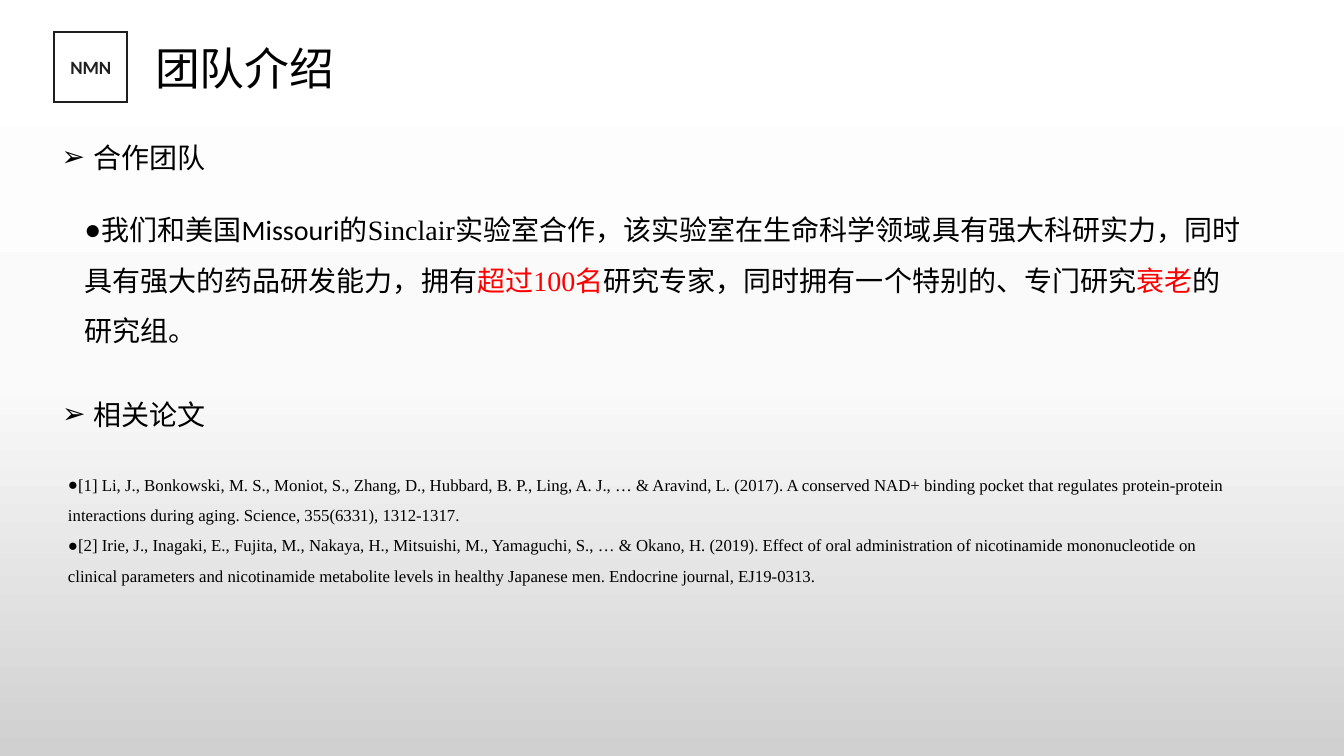
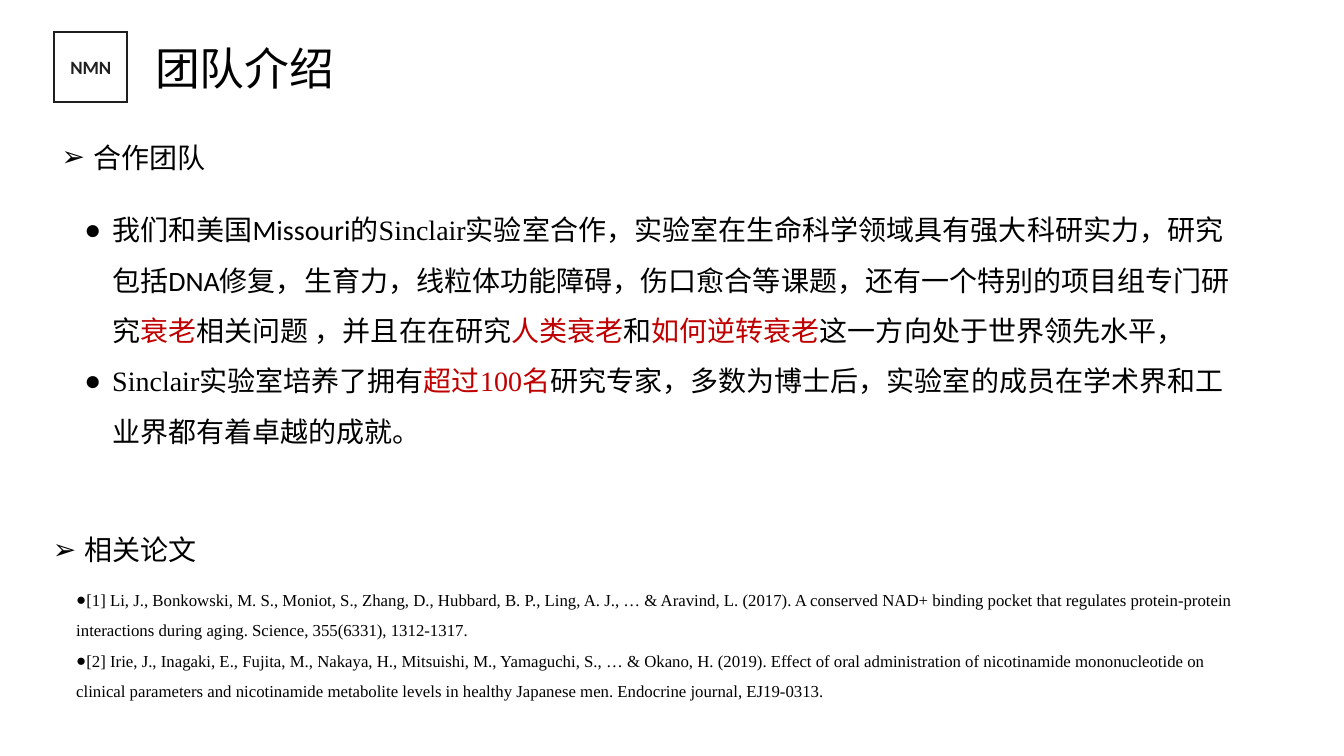
Before and after one commit to JuXue54/blockchain, a slide deck: slide 25 of temp/NMN商业计划书2.pptx. Drawn at 1344x756 pixels with LibreOffice and Linux fonts; fonts in the diff are those of the drawing; background and template pictures are left out. Boxes give left, top, right and bottom in pixels: in the first picture for what was removed or moved away, otherwise in the second. Text is boxed around its words. In the diff, an @@ line names an element or a change of style, - is before the commit and + after.

```diff
--- a/temp/NMN商业计划书2.pptx
+++ b/temp/NMN商业计划书2.pptx
@@ background gradient #FFFFFF to #FBFBFB to #D1D1D1 to #FFFFFF @@
@@ text at box(112, 216, 1230, 445): text changed @@
-● 我们和美国Missouri的Sinclair实验室合作，该实验室在生命科学领域具有强大科研实力，同时具有强大的药品研发能力，拥有超过100名研究专家，同时拥有一个特别的、专门研究衰老的研究组。
+● 我们和美国Missouri的Sinclair实验室合作，实验室在生命科学领域具有强大科研实力，研究包括DNA修复，生育力，线粒体功能障碍，伤口愈合等课题，还有一个特别的项目组专门研究衰老相关问题 ，并且在在研究人类衰老和如何逆转衰老这一方向处于世界领先水平，
+● Sinclair实验室培养了拥有超过100名研究专家，多数为博士后，实验室的成员在学术界和工业界都有着卓越的成就。
@@ text "相关论文": place and size @@
-text "相关论文" at box(94, 401, 206, 428)
+text "相关论文" at box(84, 536, 196, 563)
@@ text "[1] Li, J., Bonkowski, M. ...": place and size @@
-text "[1] Li, J., Bonkowski, M. ..." at box(68, 479, 1223, 586)
+text "[1] Li, J., Bonkowski, M. ..." at box(76, 594, 1232, 701)
```
Also in this commit, not shown: 23 other slides changed, 2 slides added, 2 slides removed.
